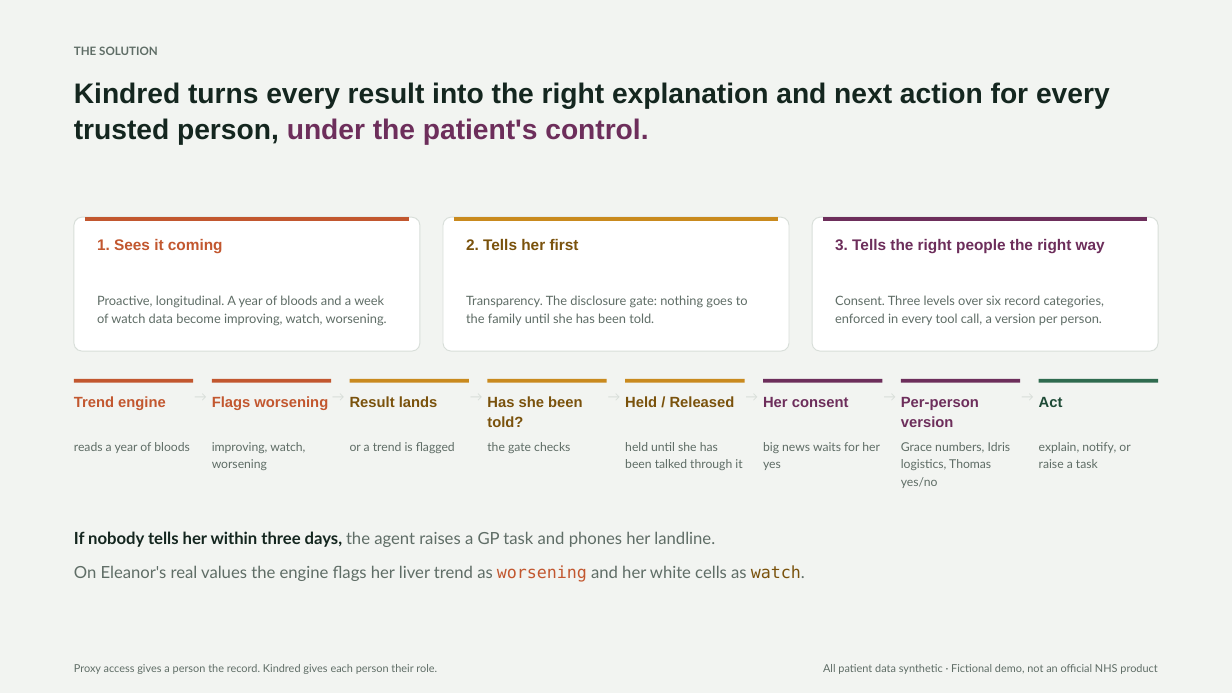
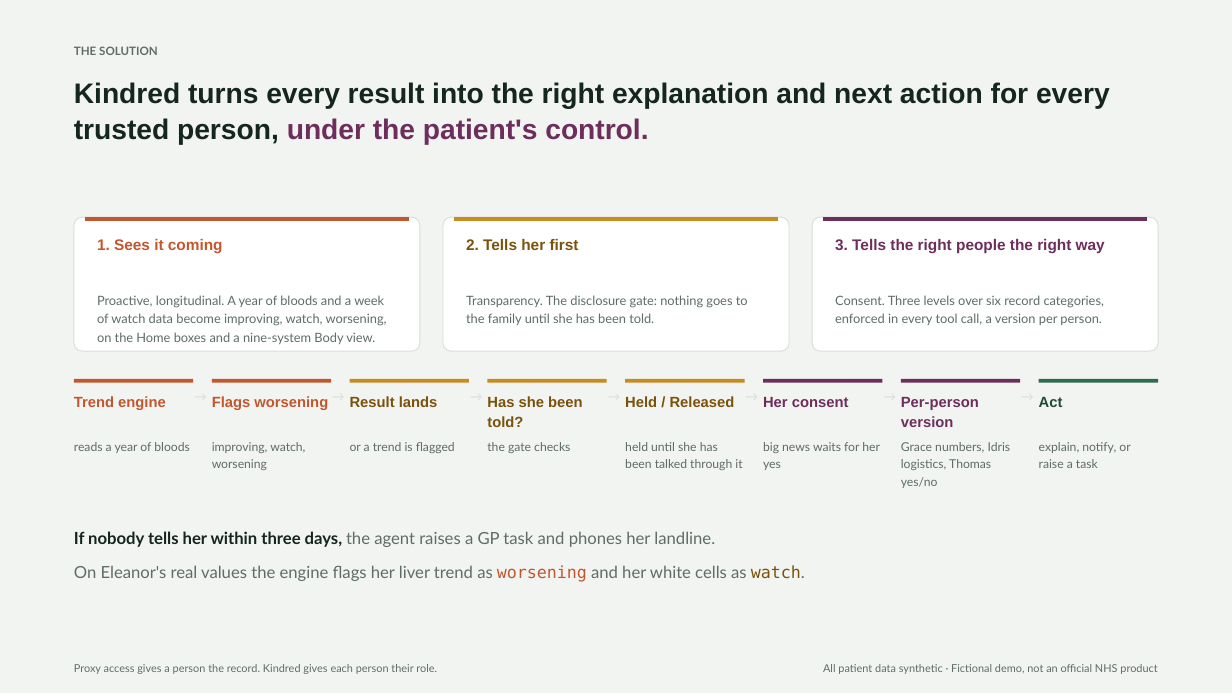
Before and after one commit to h45h1r/anima-openai-hackathon, a slide deck: slide 4 of pitch/Kindred-pitch.pptx. Drawn at 1232x693 pixels with LibreOffice and Linux fonts; fonts in the diff are those of the drawing. Boxes give left, top, right and bottom in pixels: in the first picture for what was removed or moved away, otherwise in the second. Text is boxed around its words. In the diff, an @@ line names an element or a change of style, - is before the commit and + after.

```diff
--- a/pitch/Kindred-pitch.pptx
+++ b/pitch/Kindred-pitch.pptx
@@ text at <box>97,295,387,344</box>: text changed @@
-Proactive, longitudinal. A year of bloods and a week of watch data become improving, watch, worsening.
+Proactive, longitudinal. A year of bloods and a week of watch data become improving, watch, worsening, on the Home boxes and a nine-system Body view.
```
Also in this commit, not shown: 2 other slides changed, 3 other files.
